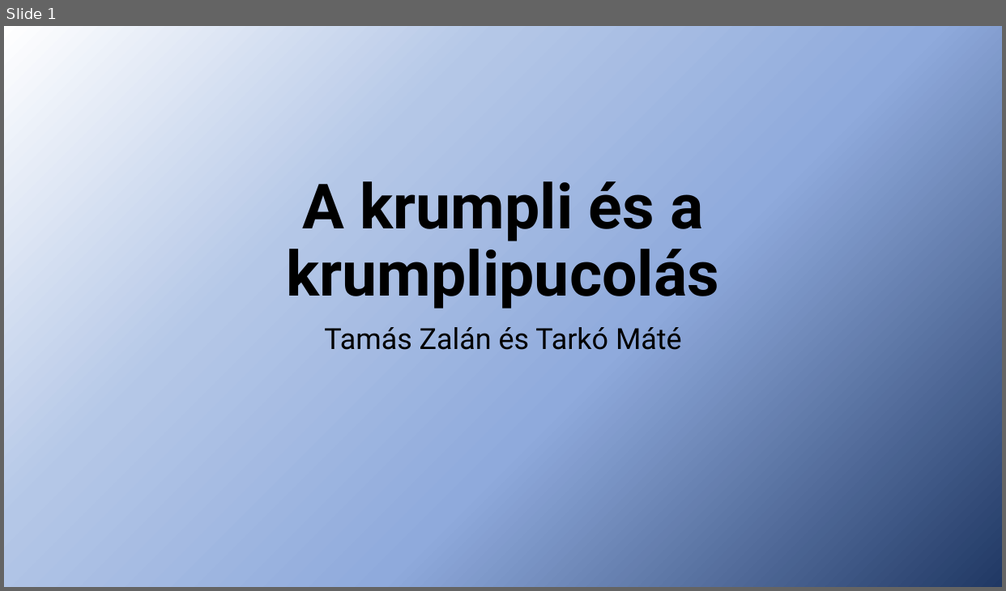
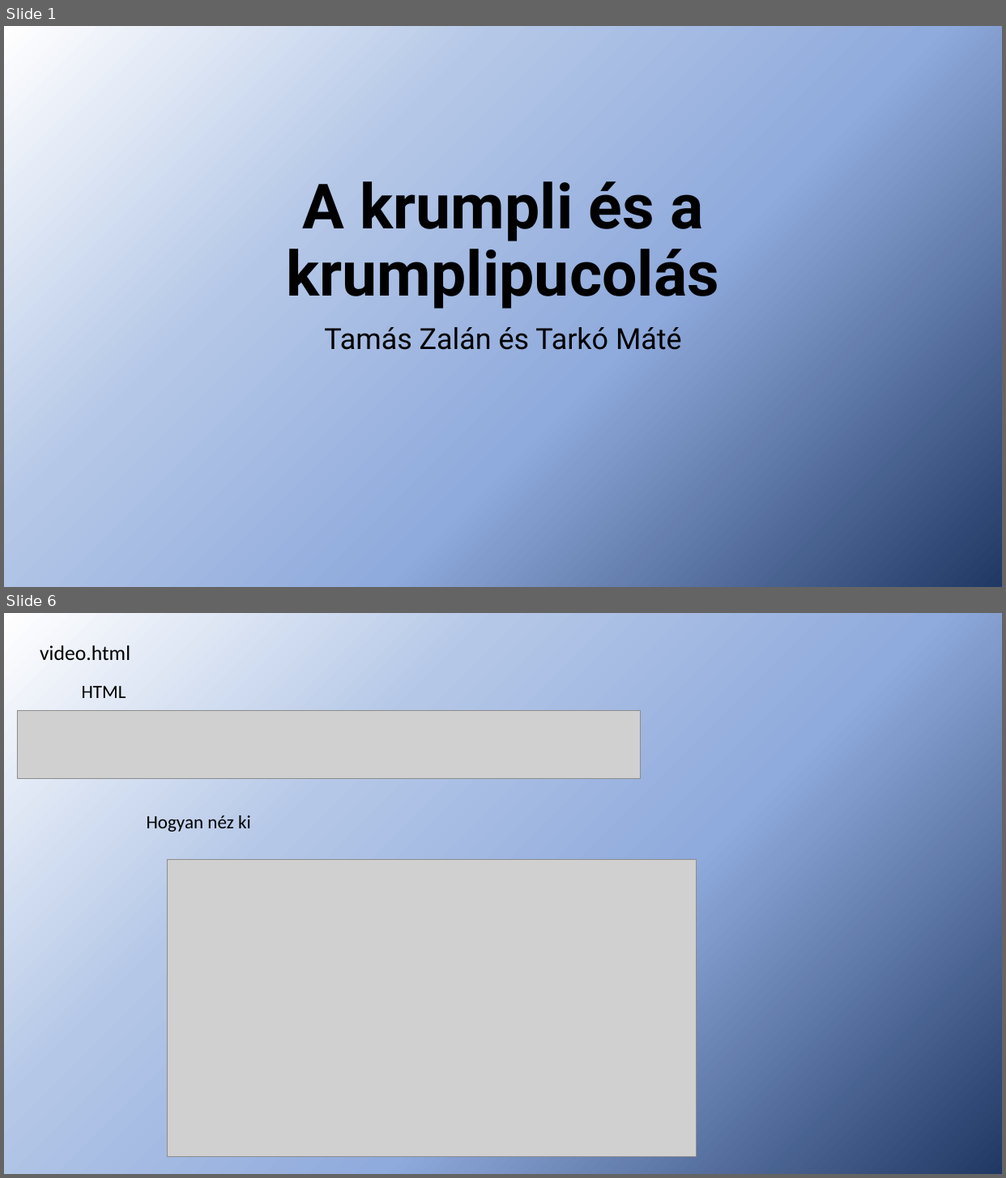
Before and after one commit to tamaszalanckik/beadando, a slide deck: A krumpli és a krumplipucolás.pptx. Shown one above the other, each under a label of ours: slide 1 before the commit, slides 1 and 6 after it; the slides between them are not shown. The pictures are 1006x591 and 1006x1178 pixels, drawn with LibreOffice and Linux fonts; fonts in the diff are those of the drawing; grey boxes stand for pictures. Boxes give left, top, right and bottom in pixels: in the first picture for what was removed or moved away, otherwise in the second. Text is boxed around its words. In the diff, an @@ line names an element or a change of style, - is before the commit and + after.

```diff
--- a/A krumpli és a krumplipucolás.pptx
+++ b/A krumpli és a krumplipucolás.pptx
@@ slide 6 added at (4, 613, 1002, 1174), background gradient #FFFFFF to #B4C7E7 to #8FAADC to #203864 @@
@@ text added at (40, 645, 130, 660), 20 pt, text #000000 @@
+video.html
@@ text added at (82, 686, 126, 698), 18 pt, text #000000 @@
+HTML
@@ picture added at (18, 710, 641, 778) @@
@@ text added at (147, 815, 251, 832), 18 pt, text #000000 @@
+Hogyan néz ki
@@ picture added at (167, 860, 697, 1157) @@
```
Also in this commit, not shown: 4 other slides added, 9 slides removed, 1 other file.
